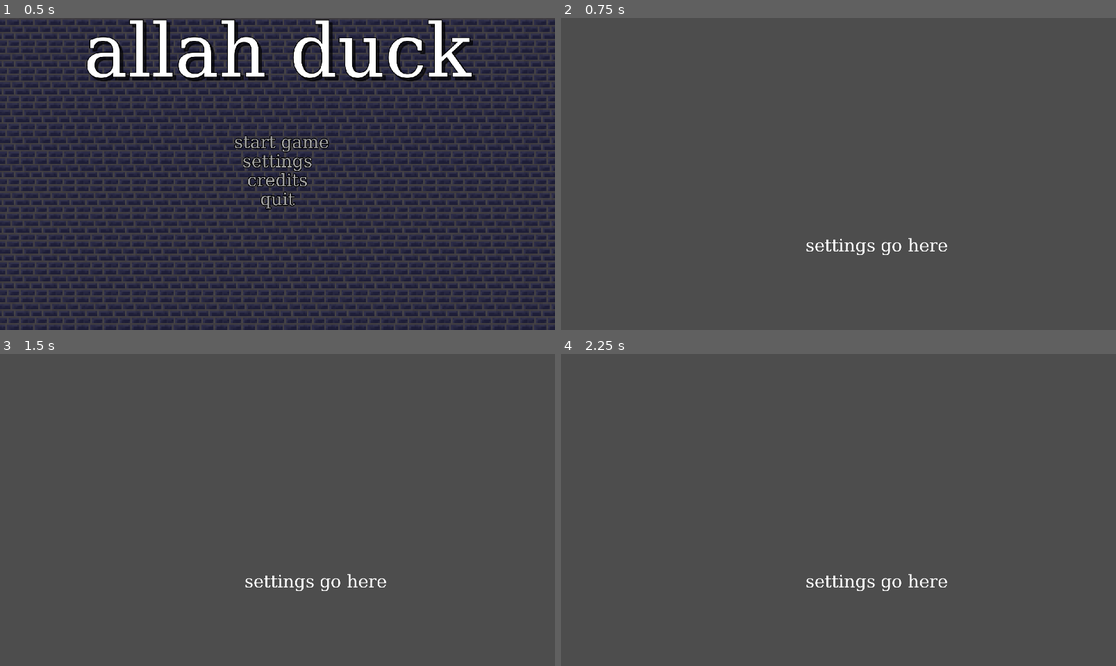
Above: before the commit, frames 1-4 (two rows, left to right).
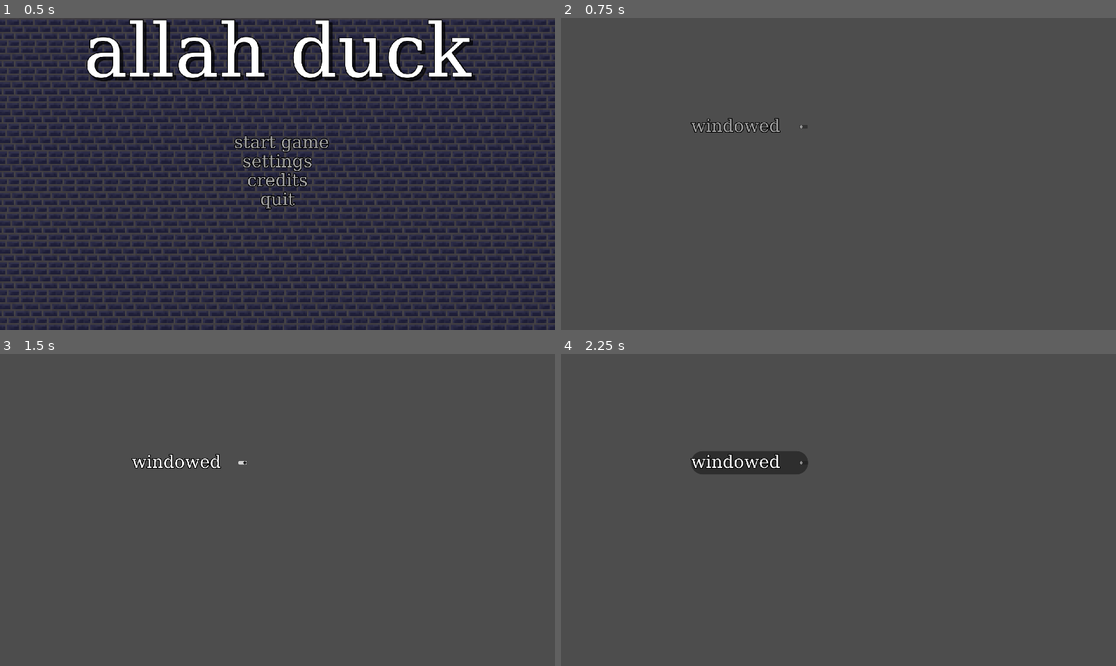
Above: after the commit, the same moments.

Repository: Canapca/NukeDuck
Game: Godot game, scene res://MainMenu/menu.tscn
Two runs of this game, one before a commit and one after it. Both use one fixed random seed, a clock stepped at 60 frames per second and the inputs below.
Inputs (mouse positions are in pixels of both pictures, inside the frame that each line leads up to):
- Up to frame 1 (0.5 s): no input
- Up to frame 2 (0.75 s): click "settings" at 0.5 s
- Up to frame 3 (1.5 s): click (188, 463) at 1.25 s, where only the run after the commit has a clickable "windowed"
- Up to frame 4 (2.25 s): click (749, 463) at 2 s, where only the run after the commit has a clickable "windowed"

Frame 1 is identical in both runs. In frame 2, 0.7% of the frame differs, in the area x 23-70%, y 32-76%; in frame 3, 0.7%; in frame 4, 1.8%, in the area x 23-70%, y 31-76%.

Commit message:
added settigns

Diff:
--- /dev/null
+++ b/project/MainMenu/settings/settings.gd
@@ -0,0 +1,10 @@
+extends Control
+
+func _on_button_button_down() -> void:
+	# active
+	DisplayServer.window_set_mode(DisplayServer.WINDOW_MODE_WINDOWED)
+
+
+func _on_button_button_up() -> void:
+	# inactive
+	DisplayServer.window_set_mode(DisplayServer.WINDOW_MODE_FULLSCREEN)
--- a/project/MainMenu/settings/settings.tscn
+++ b/project/MainMenu/settings/settings.tscn
@@ -1,19 +1,25 @@
-[gd_scene load_steps=2 format=3 uid="uid://b7ah4bl0qrsmq"]
+[gd_scene load_steps=3 format=3 uid="uid://b7ah4bl0qrsmq"]
 
 [ext_resource type="Theme" uid="uid://dn8xucqfaun4d" path="res://MainMenu/MenuTheme.tres" id="1_3aqj0"]
+[ext_resource type="Script" uid="uid://cf0f0pa0a8vl8" path="res://MainMenu/settings/settings.gd" id="1_whtwj"]
 
 [node name="Control" type="Control"]
 layout_mode = 3
-anchors_preset = 0
-offset_right = 40.0
-offset_bottom = 40.0
+anchors_preset = 15
+anchor_right = 1.0
+anchor_bottom = 1.0
+grow_horizontal = 2
+grow_vertical = 2
+script = ExtResource("1_whtwj")
 
-[node name="Label" type="Label" parent="."]
+[node name="Button" type="CheckButton" parent="."]
 layout_mode = 0
-offset_left = 253.0
-offset_top = 760.0
-offset_right = 1932.0
-offset_bottom = 841.0
+offset_left = 450.0
+offset_top = 336.0
+offset_right = 855.0
+offset_bottom = 417.0
 theme = ExtResource("1_3aqj0")
-text = "settings go here"
-horizontal_alignment = 1
+text = "windowed"
+
+[connection signal="button_down" from="Button" to="." method="_on_button_button_down"]
+[connection signal="button_up" from="Button" to="." method="_on_button_button_up"]
Not shown, added: project/MainMenu/settings/settings.gd.uid
